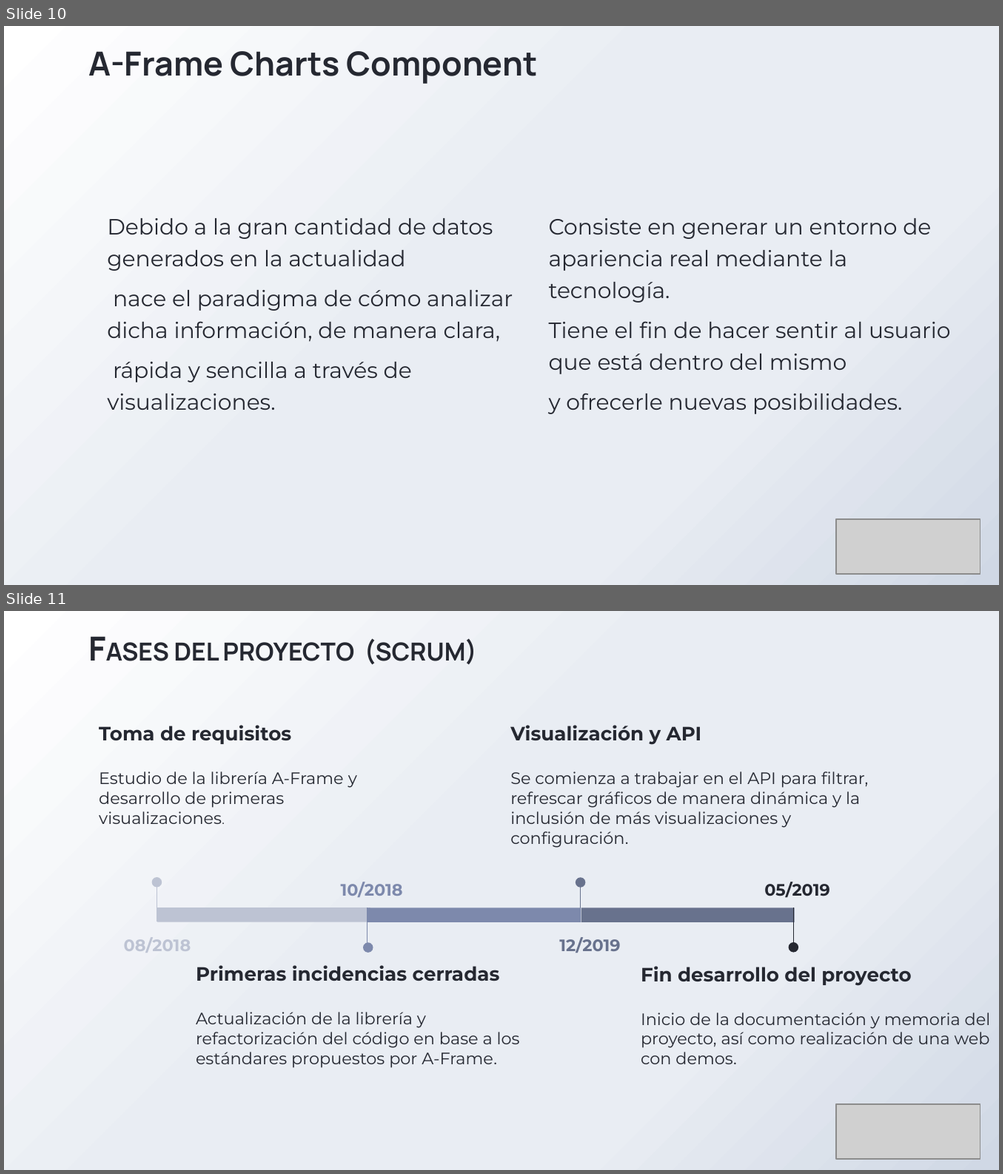
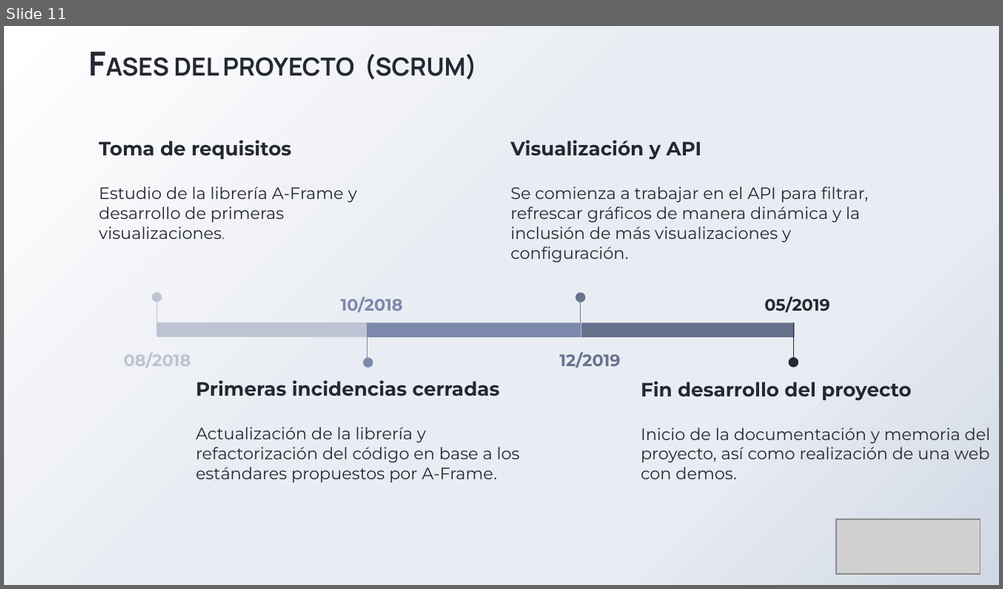
Before and after one commit to adrixp/MemoriaTFG-AdrianPizarroSerrano, a slide deck: PresentaciónTFG_Adrián_Pizarro_Serrano.pptx. Shown one above the other, each under a label of ours: slides 10 and 11 before the commit, slide 11 after it. The pictures are 1003x1174 and 1003x589 pixels, drawn with LibreOffice and Linux fonts; fonts in the diff are those of the drawing; grey boxes stand for pictures; background and template pictures are left out. Boxes give left, top, right and bottom in pixels: in the first picture for what was removed or moved away, otherwise in the second. Text is boxed around its words. In the diff, an @@ line names an element or a change of style, - is before the commit and + after.

```diff
--- a/PresentaciónTFG_Adrián_Pizarro_Serrano.pptx
+++ b/PresentaciónTFG_Adrián_Pizarro_Serrano.pptx
@@ slide 10 removed at <box>4,26,999,585</box>, background gradient #FFFFFF to #E9EDF3 to #D0D8E5 @@
@@ text removed at <box>88,51,538,84</box> @@
-A-Frame Charts Component
@@ text removed at <box>107,218,512,410</box> @@
-Debido a la gran cantidad de datos generados en la actualidad
-nace el paradigma de cómo analizar dicha información, de manera clara,
-rápida y sencilla a través de visualizaciones.
@@ text removed at <box>549,218,950,414</box> @@
-Consiste en generar un entorno de apariencia real mediante la tecnología.
-Tiene el fin de hacer sentir al usuario que está dentro del mismo
-y ofrecerle nuevas posibilidades.
@@ picture removed at <box>836,520,979,574</box> @@
```
Also in this commit, not shown: 2 slides changed, 1 slide added, 1 other file.
